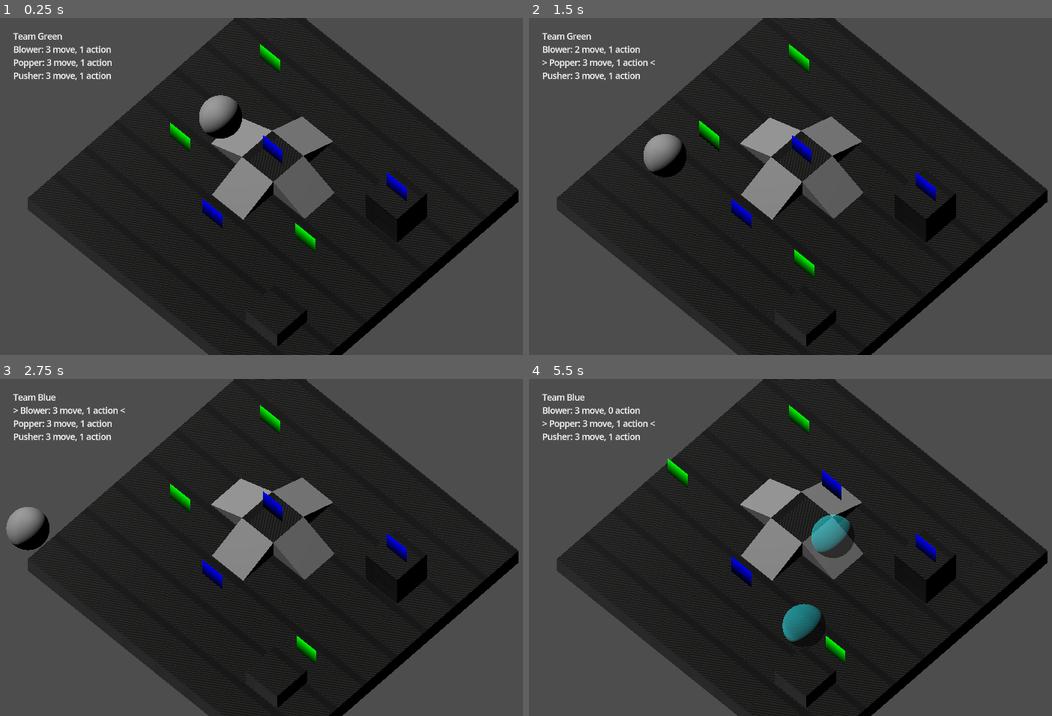
Above: before the commit, frames 1-4 (two rows, left to right).
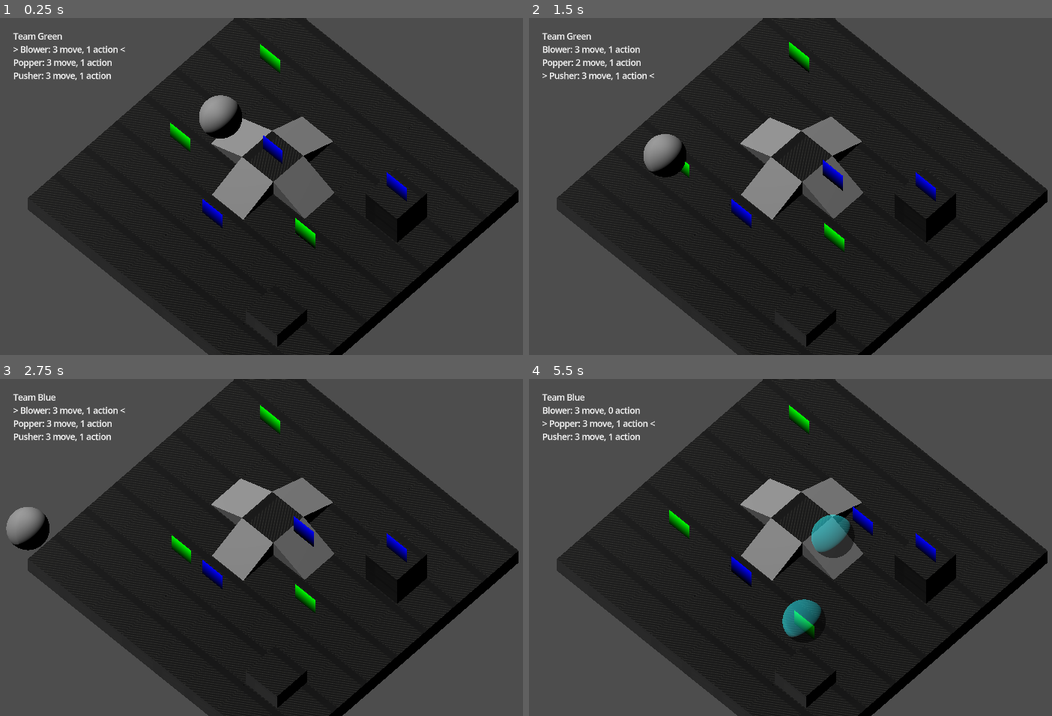
Above: after the commit, the same moments.

Repository: silverhammermba/ggj2025
Game: Godot game, scene res://game.tscn
The game is run twice, just before and just after one commit, with the same random seed, the same clock (stepped at 60 frames per second) and the same inputs. This scene is started directly instead of the project's main scene.
Inputs (mouse positions are in pixels of both pictures, inside the frame that each line leads up to):
- Up to frame 1 (0.25 s): no input
- Up to frame 2 (1.5 s): tap Enter (end_turn) at 0.5, 0.6 s; move the mouse to (963, 169) at 0.52 s; hold D (move_right) 0.53-1.28 s; click (963, 169) at 0.67 s; tap Right (next char) at 0.8, 1.35 s; move the mouse to (706, 203) at 1.27 s; hold S (move_down) from 1.28 s (still down)
- Up to frame 3 (2.75 s): tap Left (prev char) at 1.55, 2.1 s; move the mouse to (360, 473) at 2.02 s; release S (move_down) at 2.03 s; hold D (move_right) from 2.03 s (still down); tap Enter (end_turn) at 2.3 s
- Up to frame 4 (5.5 s): move the mouse to (800, 614) at 2.77 s; release D (move_right) at 2.78 s; hold W (move_up) 2.78-3.53 s; tap Enter (end_turn) at 2.85, 4.55, 5, 5.1 s; click (800, 614) at 2.92 s; tap Right (next char) at 3.05, 3.6, 5.3 s; move the mouse to (1010, 598) at 3.52 s; hold A (move_left) 3.53-5.03 s; tap Left (prev char) at 3.8, 4.35 s; tap Space at 4.25 s; move the mouse to (649, 496) at 4.27 s; move the mouse to (858, 547) at 5.02 s; hold S (move_down) from 5.03 s (still down); click (858, 547) at 5.17 s

The runs differ from the first frame. In frame 1, 0.5% of the frame differs, in the area x 2-61%, y 8-70%; in frame 2, 1.6%, in the area x 2-61%, y 7-78%; in frame 3, 0.9%; in frame 4, 1.1%.

Commit message:
respawning and other polish

Diff:
--- a/Scenes/menu_button.gd
+++ b/Scenes/menu_button.gd
@@ -8,7 +8,7 @@
 
 
 # Called every frame. 'delta' is the elapsed time since the previous frame.
-func _process(delta):
+func _process(_delta):
 	if self.has_focus():
 		sprite_flash()
 
--- a/bubble.gd
+++ b/bubble.gd
@@ -2,7 +2,7 @@
 var gridPos: Vector3i = Vector3.ZERO
 @onready var animation: AnimationPlayer = $AnimationPlayer
 
-var victim : Character
+var victim: Character
 var hasVictim = false
 
 func set_spawn(pos: Vector3i, grid: Map) -> void:
@@ -12,28 +12,37 @@
 func pop(grid: Map) -> void:
 	if(hasVictim):
 		victim.bubbleVictim = false
-		var old_moves = victim.moves
-		# hack: move character to current position to make them fall
-		victim.moves = 1
-		victim.move(victim.gridPos, grid)
-		victim.moves = old_moves
+		victim.fall(grid)
 	queue_free()
 
 func push(from: Vector3i, grid: Map) -> void:
-	print_debug("PUSHING")
-	var dir = gridPos - from
-	gridPos += dir
+	var dir := gridPos - from
+	var moveCoords := gridPos + dir
+
+	var obstacle := grid.get_cell_item(moveCoords)
+
+	match obstacle:
+		-1: # no collision
+			pass
+		0: # collision with block stops movement
+			return
+		1: # collision with ramp moves you up
+			moveCoords += Vector3i.UP
+		_: # collision with something we don't know how to handle
+			assert(obstacle == -1)
+
+	gridPos = moveCoords
 	global_position = grid.map_to_global(gridPos)
+
 	if hasVictim:
-		victim.gridPos += dir
-		victim.global_position = grid.map_to_global(victim.gridPos)
+		victim.setPos(gridPos, grid)
 
 func _on_area_3d_body_entered(body: Node3D) -> void:
-	#if(body is Character):
-	print_debug("BUBBLED: ", body.name)
+	var ch := body.get_parent() as Character
+	if !ch:
+		return
 	hasVictim = true
-	victim = body.get_parent()
+	victim = ch
 	victim.bubbleVictim = true
-	#victim.reparent(self)
 	victim.animation.stop()
 	animation.play("bob")
--- a/character.gd
+++ b/character.gd
@@ -12,8 +12,10 @@
 @export var team := 0
 @export var max_actions := 1
 @export var max_moves := 3
+@export var max_timeout := 3
 var actions := 0
 var moves := 0
+var timeout := 0
 
 func _ready() -> void:
 	match team:
@@ -28,16 +30,24 @@
 func select() -> void:
 	animation.play("bob")
 
-func new_turn(currentTeam: int) -> void:
+# reset character, return true if they need to respawn
+func new_turn(currentTeam: int) -> bool:
 	if team != currentTeam:
 		actions = 0
 		moves = 0
-		return
+		return false
+	var respawn := false
+	if timeout > 0:
+		timeout -= 1
+		respawn = timeout <= 0
 	actions = max_actions
 	moves = max_moves
+	return respawn
 
 func has_actions(currentTeam: int) -> bool:
 	if team != currentTeam:
+		return false
+	if timeout > 0:
 		return false
 	return actions > 0 or moves > 0
 
@@ -47,14 +57,39 @@
 		klass = "Popper"
 	elif classPusher:
 		klass = "Pusher"
-	var charState := "BUBBLED!" if bubbleVictim else "%d move, %d action" % [moves, actions]
+	var charState := "%d move, %d action" % [moves, actions]
+	if timeout > 0:
+		charState = "RESPAWNING (%d)" % timeout
+	elif bubbleVictim:
+		charState = "BUBBLED!"
 	return "%s: %s" % [klass, charState]
 
 func grid_dist(pos: Vector3i) -> int:
 	return absi(pos.x - gridPos.x) + absi(pos.y - gridPos.y) + absi(pos.z - gridPos.z)
 
+func setPos(pos: Vector3i, grid: Map) -> void:
+	gridPos = pos
+	global_position = grid.map_to_global(gridPos)
+
+func fall(grid: Map) -> void:
+	var testPos := gridPos
+	# fall until you hit a floor
+	var max_iter: = 10
+	for n in range(0, max_iter):
+		testPos += Vector3i.DOWN
+		if grid.get_cell_item(testPos) != -1:
+			# found floor, move back up
+			testPos += Vector3i.UP
+			break
+		elif n == max_iter - 1:
+			# fell too far (or fell off map)
+			timeout = max_timeout
+			setPos(Vector3i(-50, 0, -50), grid)
+			return
+	setPos(testPos, grid)
+
 func move(moveCoords: Vector3i, grid: Map) -> void:
-	if moves <= 0:
+	if moves <= 0 or bubbleVictim or timeout > 0:
 		return
 
 	moves -= 1
@@ -71,16 +106,5 @@
 		_: # collision with something we don't know how to handle
 			assert(obstacle == -1)
 
-	# fall until you hit a floor
-	for n in range(0,10):
-		moveCoords += Vector3i.DOWN
-		if grid.get_cell_item(moveCoords) != -1:
-			# found floor, move back up
-			moveCoords += Vector3i.UP
-			break
-		elif n == 9:
-			queue_free()
-
-	if(!bubbleVictim):
-		gridPos = moveCoords
-		global_position = grid.map_to_global(gridPos)
+	setPos(moveCoords, grid)
+	fall(grid)
--- a/game.gd
+++ b/game.gd
@@ -26,21 +26,14 @@
 	for node in chars:
 		var ch: Character = node
 		characters.append(ch)
-		# give each character a free "move" to snap to the grid
-		ch.moves = 1
-		ch.move(gridMap.global_to_map(ch.global_position), gridMap)
-		#ch.move(gridMap.global_to_map(ch.global_position), gridMap)
+		# snap chars to grid and set them on the floor
+		ch.setPos(gridMap.global_to_map(ch.global_position), gridMap)
+		ch.fall(gridMap)
 		ch.new_turn(currentTeam)
 
 # Called every frame. 'delta' is the elapsed time since the previous frame.
 func _process(_delta: float) -> void:
 	var prev_selection := selection
-
-	var new_chars: Array[Character] = []
-	for ch in characters:
-		if is_instance_valid(ch):
-			new_chars.append(ch)
-	characters = new_chars
 
 	var has_actions := false
 	for ch in characters:
@@ -70,7 +63,7 @@
 				selection = characters.size() - 1
 			if characters[selection].has_actions(currentTeam):
 				break
-	elif Input.is_action_just_pressed("next char") or (selection >= 0 and characters[selection].team != currentTeam):
+	elif Input.is_action_just_pressed("next char") or selection < 0 or !characters[selection].has_actions(currentTeam):
 		while true:
 			selection = (selection + 1) % characters.size()
 			if characters[selection].has_actions(currentTeam):
@@ -134,6 +127,10 @@
 		if ch.gridPos == pos:
 			# can't spawn a bubble directly on someone
 			return false
+	for bubble in bubbles:
+		if is_instance_valid(bubble) and bubble.gridPos == pos:
+			# can't spawn bubble on a bubble
+			return false
 	var bubble: Bubble = bubbleScene.instantiate()
 	bubbles.append(bubble)
 	add_child(bubble)
@@ -143,7 +140,27 @@
 func new_turn() -> void:
 	currentTeam = 1 - currentTeam
 	for ch in characters:
-		ch.new_turn(currentTeam)
+		if ch.new_turn(currentTeam):
+			while true:
+				var gridPos := Vector3i(randi_range(-2, 5), 0, randi_range(-2, 5))
+				while gridMap.get_cell_item(gridPos) != -1:
+					gridPos.y += 1
+				var occupied := false
+				for other in characters:
+					if other.gridPos == gridPos:
+						occupied = true
+						break
+				if occupied:
+					continue
+				for bubble in bubbles:
+					if is_instance_valid(bubble) and bubble.gridPos == gridPos:
+						occupied = true
+						break
+				if occupied:
+					continue
+				ch.setPos(gridPos, gridMap)
+				break
+
 
 func _input(event: InputEvent) -> void:
 	var click := event as InputEventMouseButton
